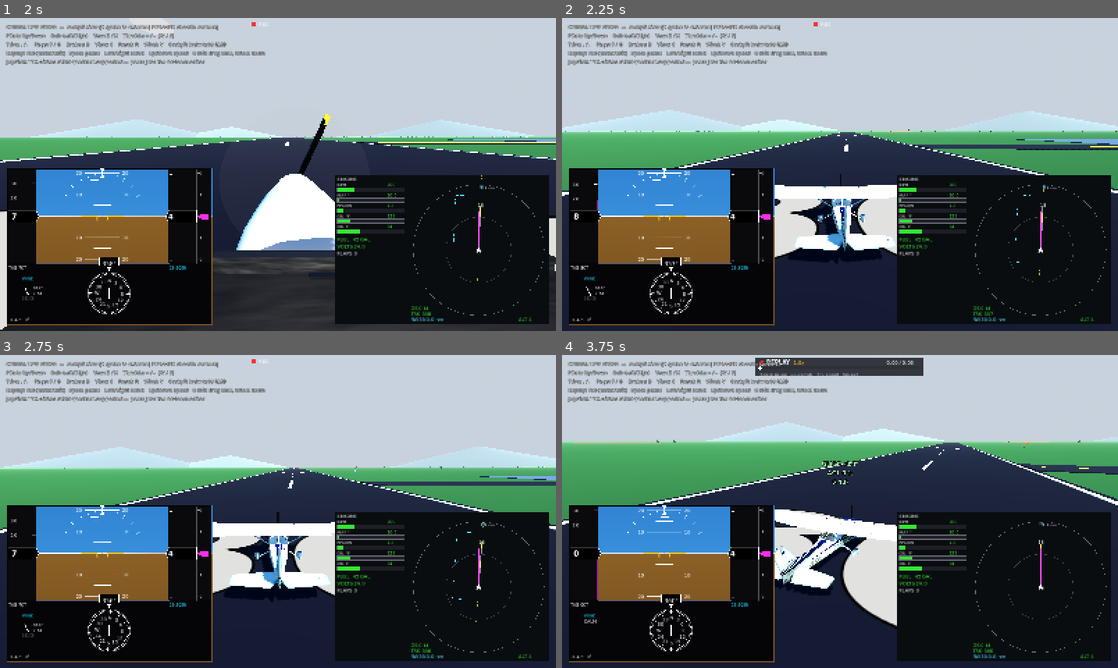
Above: before the commit, frames 1-4 (two rows, left to right).
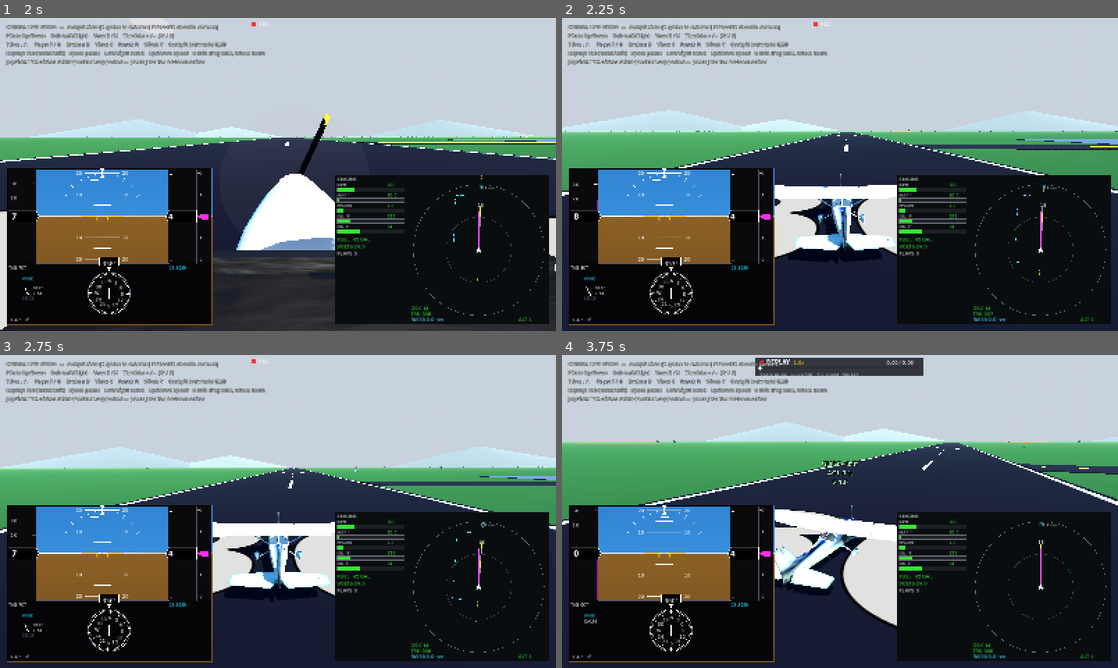
Above: after the commit, the same moments.

Repository: bigcubedata/test
Game: Godot game, scene res://src/Main.tscn
Same seed, same stepped clock (60 frames per second), same inputs: the game is played once before the commit and once after it.
Inputs (mouse positions are in pixels of both pictures, inside the frame that each line leads up to):
- Up to frame 1 (2 s): move the mouse to (400, 158) at 0.52 s; hold Right (roll_right) 0.53-1.25 s; tap V (cycle_wind) at 0.6 s; click (400, 158) at 0.67 s; drag from (166, 190) to (250, 237) at 1.27 s
- Up to frame 2 (2.25 s): move the mouse to (895, 105) at 2.02 s; hold Right (roll_right) from 2.03 s (still down); tap C (toggle_view) at 2.1 s
- Up to frame 3 (2.75 s): keep holding Right (roll_right)
- Up to frame 4 (3.75 s): release Right (roll_right) at 2.75 s; drag from (812, 574) to (673, 464) at 2.77 s; move the mouse to (1006, 558) at 3.52 s; hold Left (roll_left) from 3.53 s (still down); tap Tab (replay_toggle) at 3.6 s

Frame 1 is identical in both runs. In frame 2, 0.2% of the frame differs, in the area x 41-60%, y 49-75%; in frame 3, 0.2%; in frame 4, 0.3%, in the area x 39-54%, y 48-73%.

Commit message:
Fix exported-build regressions: GLB model and macOS joystick
- The exported app showed the old procedural aircraft: in a PCK the raw
  .glb is remapped to its imported scene, so the runtime GLTFDocument
  parse never sees it. Airframe now loads the editor-imported scene
  first (the path that works in exports and editor runs, detected via
  the .import sidecar) and keeps the raw GLTFDocument parse only as a
  fallback for fresh headless checkouts. Verified: imported-scene path
  finds all 9 articulation groups and renders identically.
- Joysticks were never detected on other Macs: Godot 4.3/4.4 have a
  macOS controller-detection regression (godotengine/godot#102927,
  fixed in the 4.5 milestone). The CI export now uses Godot 4.7-stable
  with a headless smoke gate for script compatibility. JoystickInput
  additionally rescans every 2 s while no device is mapped, and the J
  monitor shows bilingual macOS troubleshooting (replug USB, Input
  Monitoring permission) when nothing is connected. README documents
  the same steps.
- Ignore the importer-extracted GLB textures (19 MB of deterministic
  artifacts); commit the .glb.import settings instead.

Co-Authored-By: Claude Fable 5 <noreply@anthropic.com>
Claude-Session: https://claude.ai/code/session_01BSiwa8xwJ1aRwLCRnRu7pg

Diff:
--- a/src/aircraft/Airframe.gd
+++ b/src/aircraft/Airframe.gd
@@ -100,20 +100,29 @@
 #  GLTF exterior (FlightGear c172p conversion)
 # --------------------------------------------------------------------------
 
-## Load the converted FlightGear model at runtime. GLTFDocument works both in
-## the editor and headless, and needs no import step. Returns false (-> the
-## procedural fallback is built instead) if the file is absent or unreadable.
+## Load the converted FlightGear model. Two paths, in order:
+##   1. The editor-imported scene (load()). This is the ONLY path that works
+##      in exported builds — the raw .glb is remapped to its imported scene
+##      in the PCK — and it's also what normal editor runs use. The .import
+##      sidecar tells us the import step has actually run.
+##   2. The raw file via GLTFDocument, for headless runs on a fresh checkout
+##      where nothing has been imported yet (CI physics regressions).
+## Returns false (-> the procedural fallback is built instead) if neither
+## path produces a model.
 func _load_gltf() -> bool:
-	if not FileAccess.file_exists(GLB_PATH):
-		return false
-	var doc := GLTFDocument.new()
-	var state := GLTFState.new()
-	if doc.append_from_file(GLB_PATH, state) != OK:
-		push_warning("Airframe: failed to parse %s, using procedural model" % GLB_PATH)
-		return false
-	var model := doc.generate_scene(state)
+	var model: Node3D = null
+	if FileAccess.file_exists(GLB_PATH + ".import"):
+		var packed := load(GLB_PATH)
+		if packed is PackedScene:
+			model = (packed as PackedScene).instantiate() as Node3D
+	if model == null and FileAccess.file_exists(GLB_PATH):
+		var doc := GLTFDocument.new()
+		var state := GLTFState.new()
+		if doc.append_from_file(GLB_PATH, state) == OK:
+			model = doc.generate_scene(state)
 	if model == null:
-		push_warning("Airframe: failed to instance %s, using procedural model" % GLB_PATH)
+		if FileAccess.file_exists(GLB_PATH) or FileAccess.file_exists(GLB_PATH + ".import"):
+			push_warning("Airframe: failed to load %s, using procedural model" % GLB_PATH)
 		return false
 	add_child(model)
 	# Collect the articulated nodes; converter emits them as Group, Group_1, …
--- a/src/systems/JoystickInput.gd
+++ b/src/systems/JoystickInput.gd
@@ -37,6 +37,7 @@
 var quad_dev := -1
 var _monitor: CanvasLayer
 var _monitor_label: Label
+var _rescan_t := 0.0
 
 
 func _ready() -> void:
@@ -118,6 +119,14 @@
 #  Device monitor (J): live axis/button readout for verifying the mapping.
 # --------------------------------------------------------------------------
 func _process(_delta: float) -> void:
+	# Belt and braces: joy_connection_changed is not always delivered on every
+	# platform (macOS in particular), so while no device is mapped keep
+	# rescanning every couple of seconds.
+	if stick_dev < 0 and quad_dev < 0:
+		_rescan_t += _delta
+		if _rescan_t > 2.0:
+			_rescan_t = 0.0
+			_scan()
 	if Input.is_action_just_pressed("joy_debug"):
 		_toggle_monitor()
 	if _monitor and _monitor.visible:
@@ -146,7 +155,20 @@
 func _monitor_text() -> String:
 	var pads := Input.get_connected_joypads()
 	if pads.is_empty():
-		return "JOYSTICK MONITOR (J to close)\n\nNo devices connected."
+		var msg := "JOYSTICK MONITOR (J to close)\n\nNo devices connected. (rescanning every 2 s)\n"
+		if OS.get_name() == "macOS":
+			msg += """
+macOS notes / macOS 排查:
+ 1. Unplug and replug the USB cable with this app running.
+    先启动本程序，再拔插一次 USB。
+ 2. System Settings -> Privacy & Security -> Input Monitoring:
+    allow this app, then restart it.
+    系统设置 -> 隐私与安全性 -> 输入监控: 允许本程序后重启。
+ 3. Generic HID sticks need a build exported with Godot 4.5+
+    (4.3/4.4 have a macOS controller-detection regression).
+    通用 HID 摇杆需要 Godot 4.5+ 导出的版本
+    (4.3/4.4 在 macOS 上有手柄检测回归)。"""
+		return msg
 	var out := "JOYSTICK MONITOR (J to close)  —  edit src/systems/JoystickInput.gd to remap\n"
 	for d in pads:
 		var role := "stick" if d == stick_dev else ("quadrant" if d == quad_dev else "unused")
Not shown, added: assets/models/c172.glb.import
Not shown, changed: .github/workflows/build-macos.yml
Not shown, changed: .gitignore
Not shown, changed: README.md
